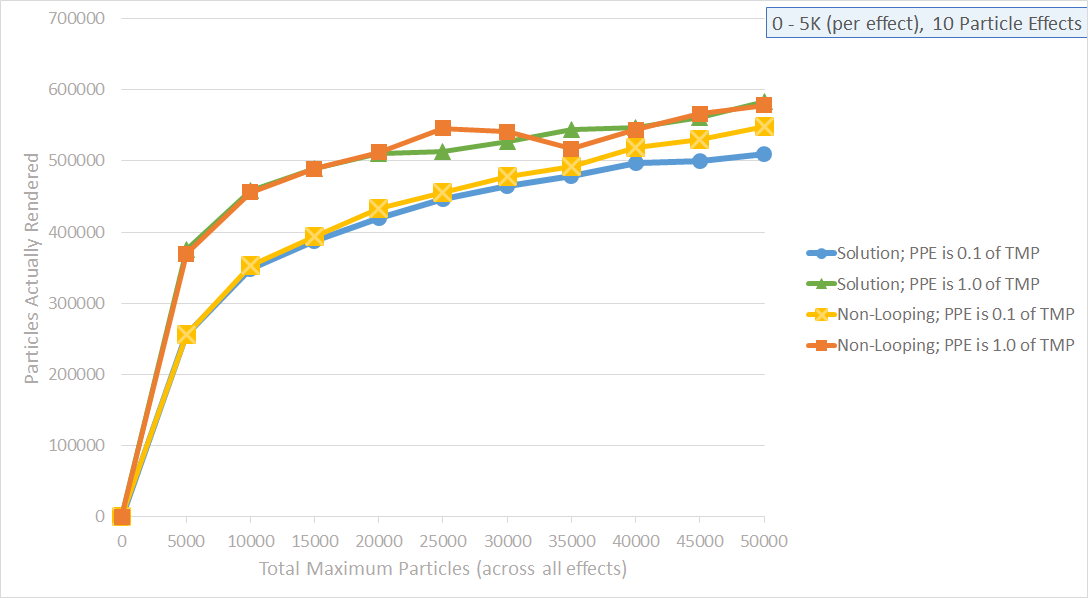
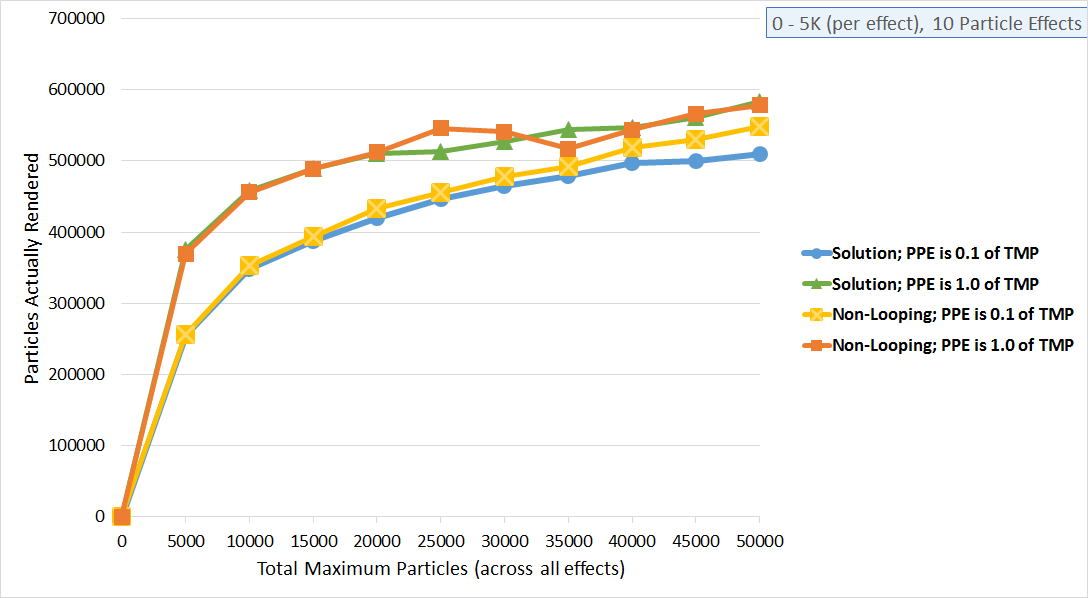
Before/after of a 1088 x 598 layered artwork. What changed in the layer stack:
added layer "Layer 3" above "Layer 2" over (x1=23, y1=12, x2=1075, y2=579)
